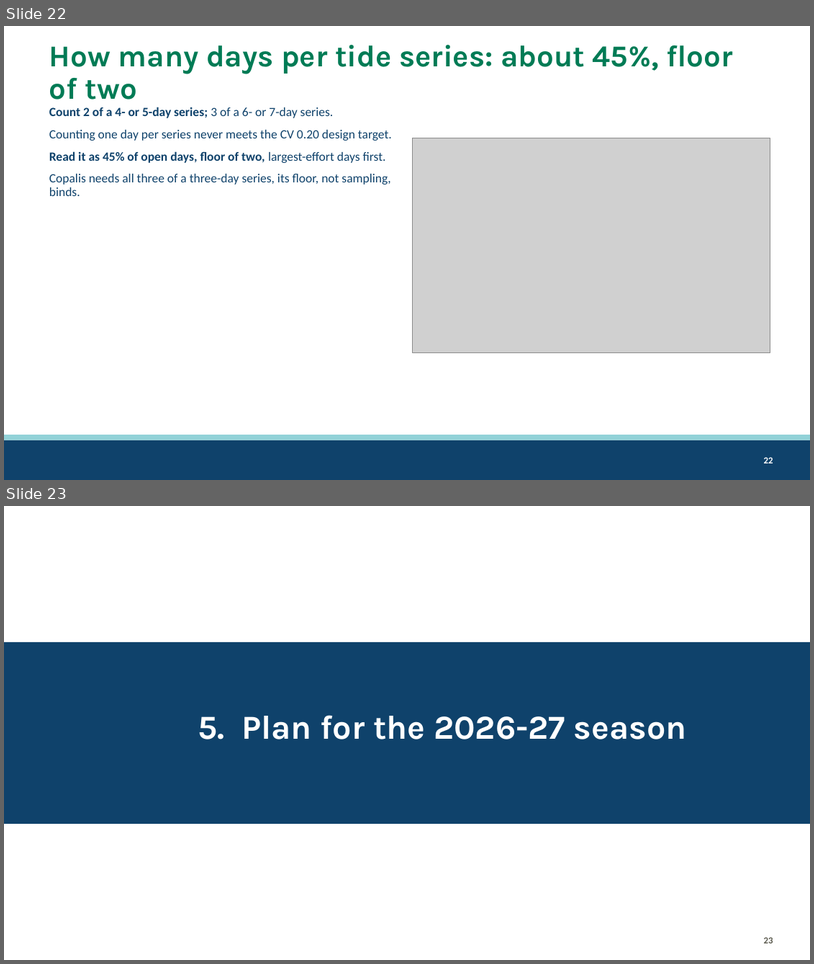
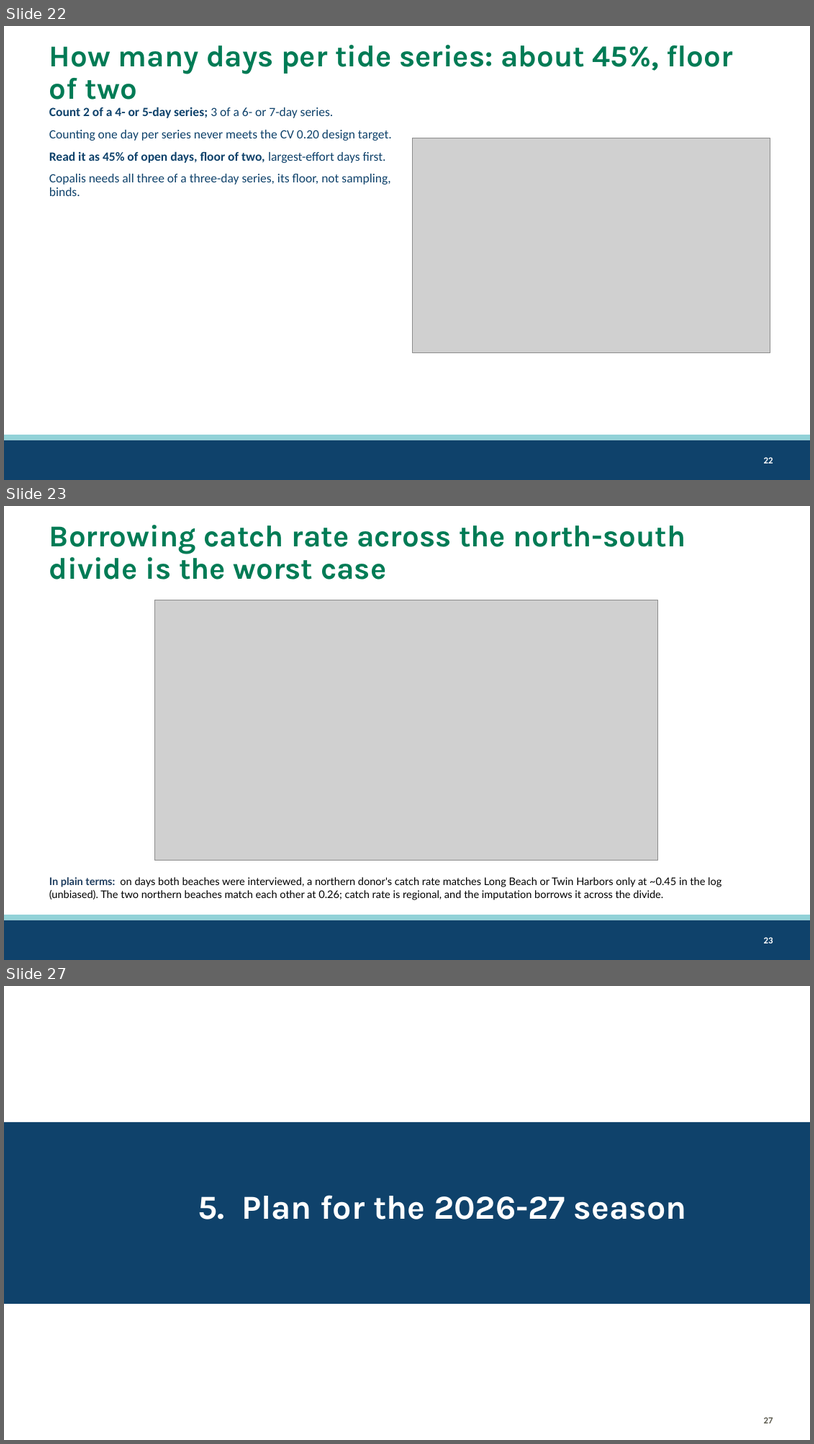
Before and after one commit to mattgeorgephd/razor-clam-harvest-monitoring, a slide deck: 07_presentations/razor-clam-sampling-design.pptx. Shown one above the other, each under a label of ours: slides 22 and 23 before the commit, slides 22, 23 and 27 after it; the slides between them are not shown. The pictures are 814x964 and 814x1444 pixels, drawn with LibreOffice and Linux fonts; fonts in the diff are those of the drawing; grey boxes stand for pictures; background and template pictures are left out. Boxes give left, top, right and bottom in pixels: in the first picture for what was removed or moved away, otherwise in the second. Text is boxed around its words. In the diff, an @@ line names an element or a change of style, - is before the commit and + after.

```diff
--- a/07_presentations/razor-clam-sampling-design.pptx
+++ b/07_presentations/razor-clam-sampling-design.pptx
@@ slide 23 added at [4,506,810,960], background #FFFFFF; not listed: 3 template elements that a slide beside it also shows @@
@@ title added at [49,525,687,579], 36 pt, text #007B55, bold @@
+Borrowing catch rate across the north-south divide is the worst case
@@ picture added at [154,600,658,860] @@
@@ text added at [49,877,722,900], 12.5 pt, text #000000 @@
+In plain terms: on days both beaches were interviewed, a northern donor's catch rate matches Long Beach or Twin Harbors only at ~0.45 in the log (unbiased). The two northern beaches match each other at 0.26; catch rate is regional, and the imputation borrows it across the divide.
@@ what was slide 23 is now slide 27 @@
@@ page number at [764,1417,774,1423]: text changed @@
-23
+27
```
Also in this commit, not shown: 1 slide changed, 3 other slides added, 11 other files.
